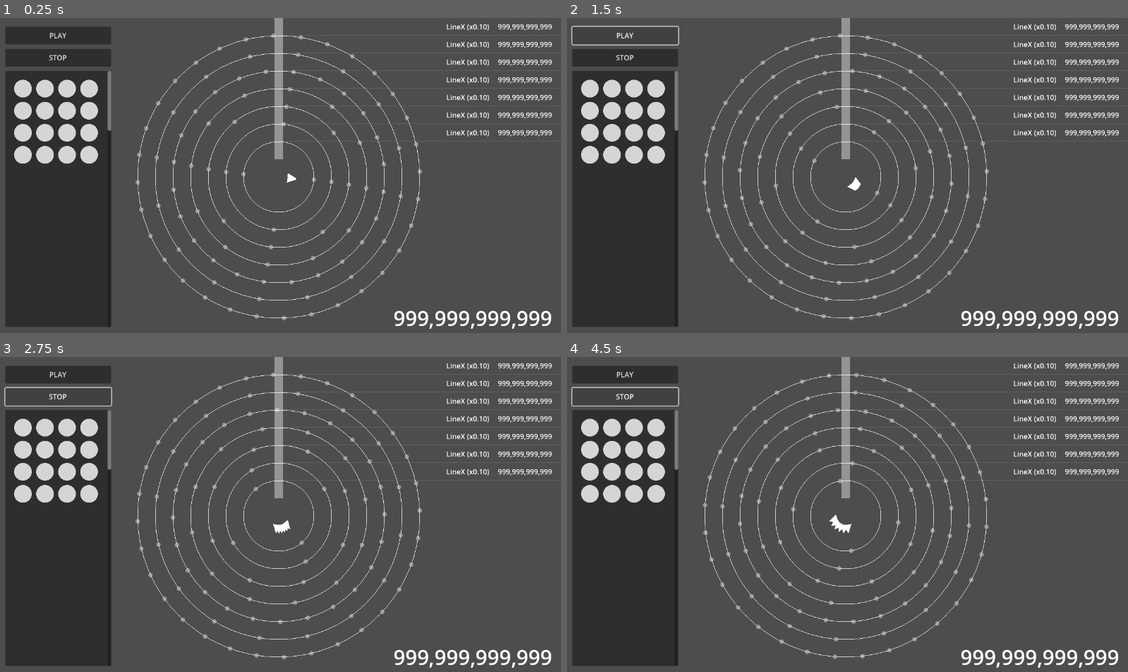
Above: before the commit, frames 1-4 (two rows, left to right).
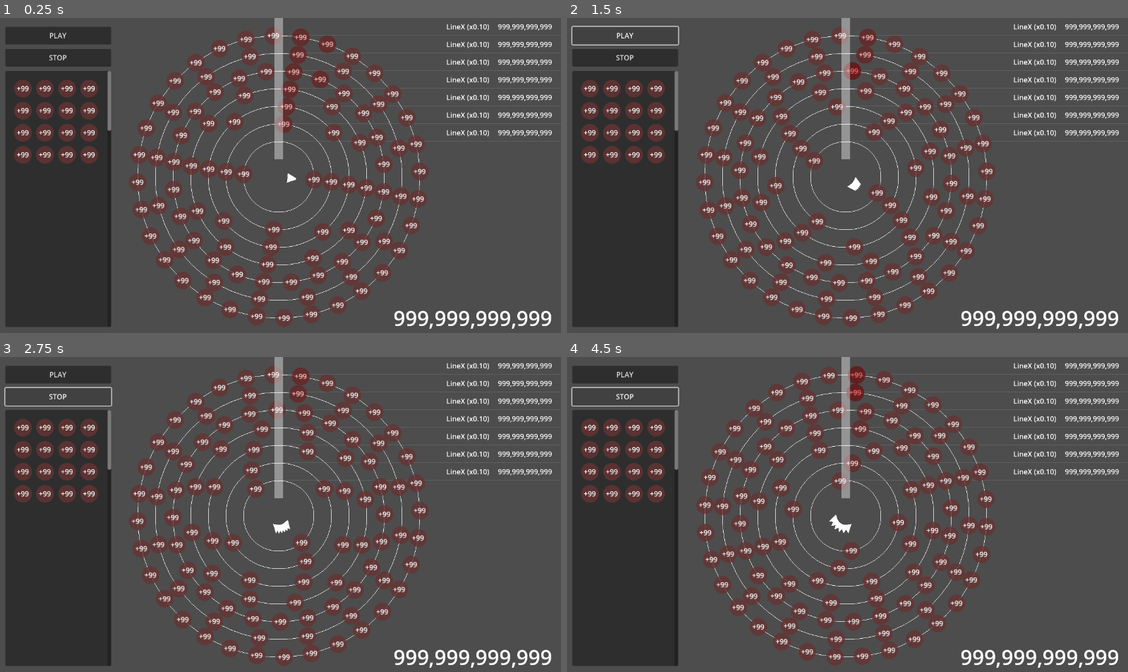
Above: after the commit, the same moments.

Repository: kamikoloss/syzygy
Game: Godot game, scene res://scenes/main.tscn
The game is run twice, just before and just after one commit, with the same random seed, the same clock (stepped at 60 frames per second) and the same inputs.
Inputs:
- Up to frame 1 (0.25 s): no input
- Up to frame 2 (1.5 s): click "PLAY" at 0.5 s; click "PLAY" at 1.25 s
- Up to frame 3 (2.75 s): click "STOP" at 2 s
- Up to frame 4 (4.5 s): click "STOP" at 2.75 s; click "PLAY" at 3.5 s; click "STOP" at 4.25 s

The runs differ from the first frame. In frame 1, 6.3% of the frame differs, in the area x 2-76%, y 3-97%; in frame 2, 5.9%; in frame 3, 5.8%; in frame 4, 6.1%.

Commit message:
add Label to Chip and stop rotataion

Diff:
--- a/scenes/chip.gd
+++ b/scenes/chip.gd
@@ -2,11 +2,16 @@
 extends Control
 
 @export var area: Area2D
+@export var label: Label
 
 
 func _ready() -> void:
     area.area_entered.connect(_on_area_entered)
     area.area_exited.connect(_on_area_exited)
+
+
+func _process(delta: float) -> void:
+    label.rotation = get_global_transform().get_rotation() * -1
 
 
 func _on_area_entered(other_area: Area2D) -> void:
--- a/scenes/chip.tscn
+++ b/scenes/chip.tscn
@@ -6,21 +6,32 @@
 [sub_resource type="CircleShape2D" id="CircleShape2D_su0yu"]
 radius = 20.0
 
-[node name="Chip" type="Control" node_paths=PackedStringArray("area")]
+[node name="Chip" type="Control" node_paths=PackedStringArray("area", "label")]
 custom_minimum_size = Vector2(40, 40)
 layout_mode = 3
 anchors_preset = 0
 script = ExtResource("1_ojlvc")
 area = NodePath("Area2D")
+label = NodePath("Label")
 
 [node name="TextureRect" type="TextureRect" parent="."]
-self_modulate = Color(1, 1, 1, 0.8)
+self_modulate = Color(0.4, 0.2, 0.2, 0.8)
 layout_mode = 0
 offset_right = 40.0
 offset_bottom = 40.0
 texture = ExtResource("1_ri5qt")
 expand_mode = 1
 
+[node name="Label" type="Label" parent="."]
+layout_mode = 0
+offset_left = -20.0
+offset_right = 60.0
+offset_bottom = 40.0
+pivot_offset = Vector2(40, 20)
+text = "+99"
+horizontal_alignment = 1
+vertical_alignment = 1
+
 [node name="Area2D" type="Area2D" parent="."]
 position = Vector2(20, 20)
 
--- a/scenes/rail.gd
+++ b/scenes/rail.gd
@@ -34,9 +34,9 @@
         chip_holder.position = pos
         chips_parent.add_child(chip_holder)
         # debug
-        #var chip: Chip = chip_scene.instantiate()
-        #chip.position = pos - chip.custom_minimum_size / 2
-        #chips_parent.add_child(chip)
+        var chip: Chip = chip_scene.instantiate()
+        chip.position = pos - chip.custom_minimum_size / 2
+        chips_parent.add_child(chip)
 
 
 func start_rotate() -> void:
